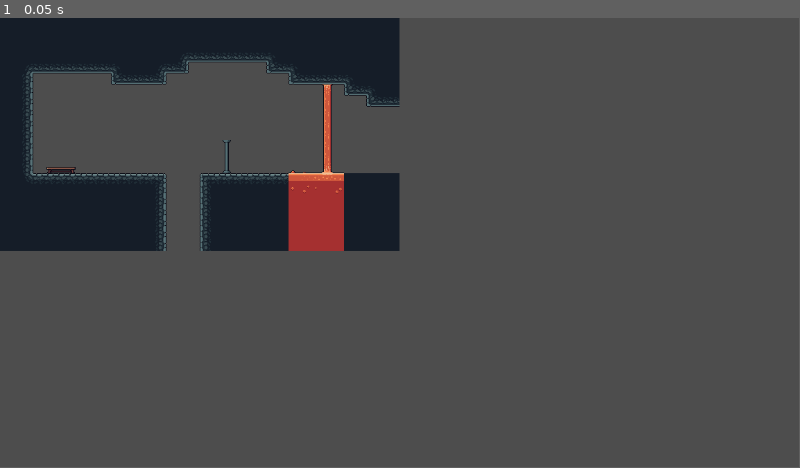
Above: before the commit, frame 1.
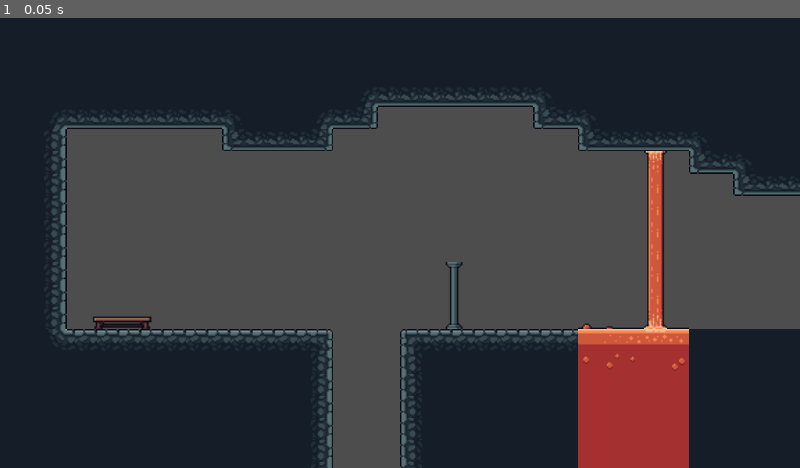
Above: after the commit, the same moment.

Repository: CarrotCake002/IOI_Game_Jam
Game: Godot game, scene res://scenes/game.tscn
Same seed, same stepped clock (60 frames per second), same inputs: the game is played once before the commit and once after it. Before the commit the project has no main scene; this scene is started directly in both runs.
Inputs:
- Up to frame 1 (0.05 s): no input
In our replay, the window is 799x449 before the commit and 800x450 after it. These sizes can differ from the game's own. Grey fills any space a smaller window leaves; there, only what the larger window draws over its background counts as a difference.

The runs differ from the first frame. In frame 1, 56% of the frame differs, in the area x 0-100%, y 0-100%.

Commit message:
upd: godot project file

Diff:
--- a/ioi_game_jam/project.godot
+++ b/ioi_game_jam/project.godot
@@ -11,5 +11,14 @@
 [application]
 
 config/name="IOI_Game_Jam"
+run/main_scene="res://scenes/game.tscn"
 config/features=PackedStringArray("4.3", "Forward Plus")
 config/icon="res://icon.svg"
+
+[display]
+
+window/size/viewport_width=576
+window/size/viewport_height=324
+window/size/window_width_override=1920
+window/size/window_height_override=1080
+window/stretch/mode="canvas_items"
